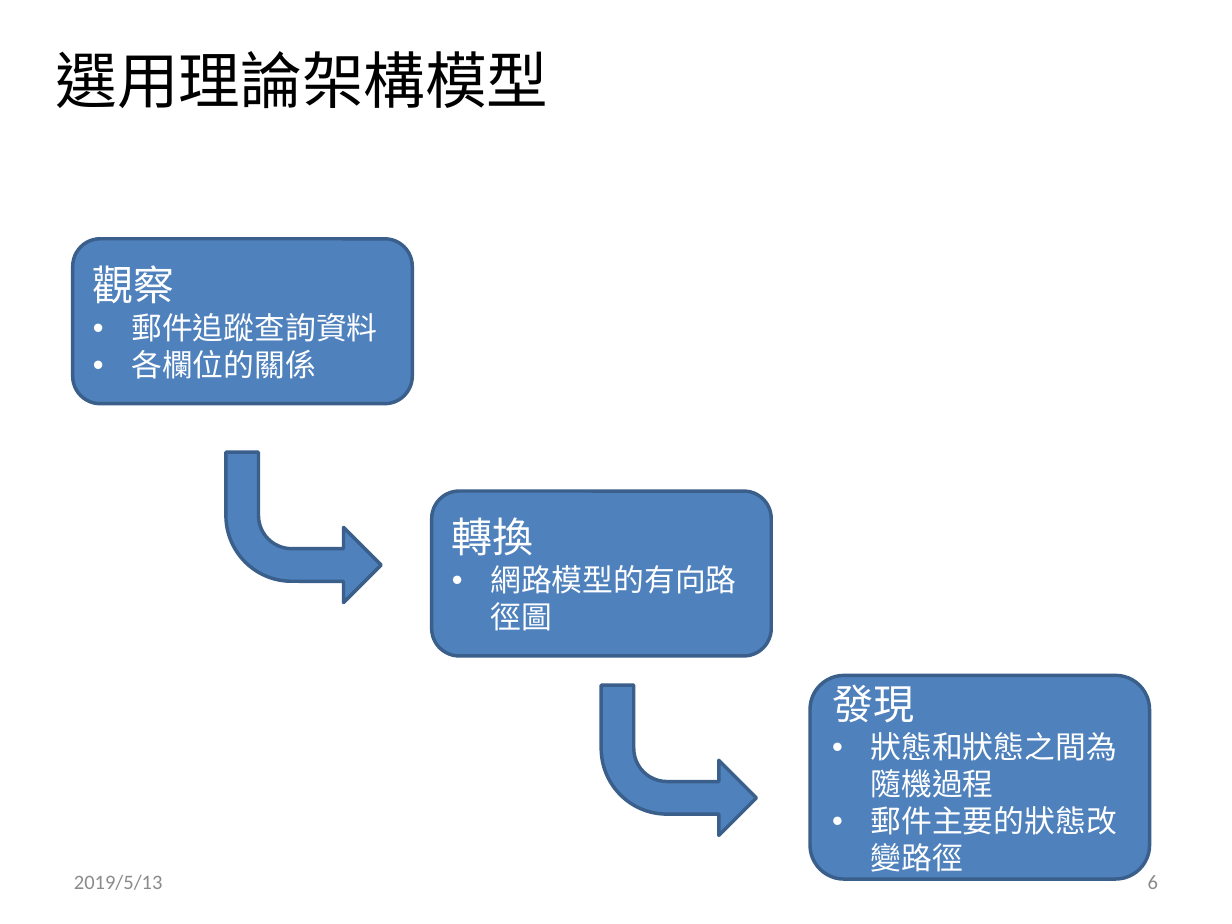
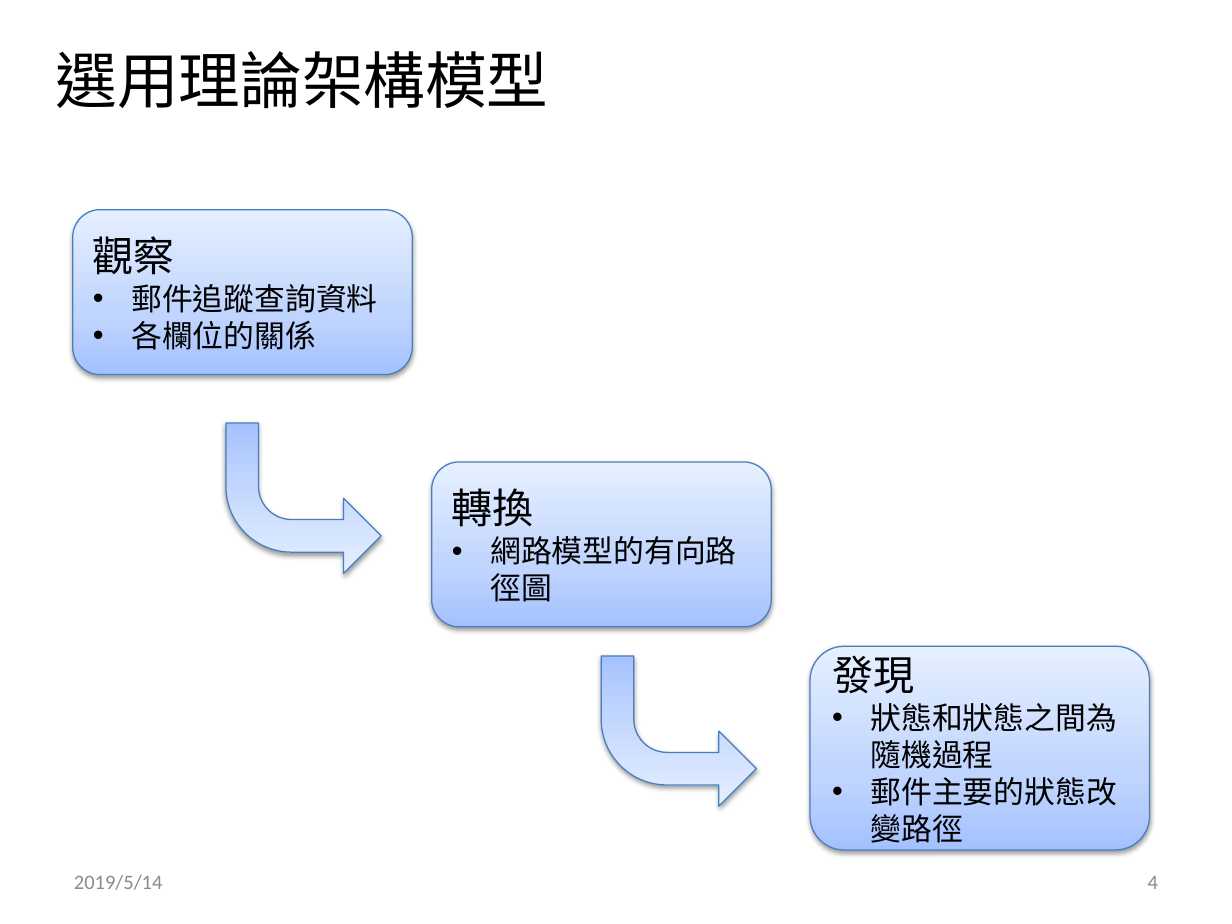
Before and after one commit to ray0814/POST_BigData, a slide deck: slide 4 of 141474_bigdata最後希望_分析方案說明書.pptx (slide 6 before the commit). Drawn at 1232x924 pixels with LibreOffice and Linux fonts; fonts in the diff are those of the drawing; background and template pictures are left out. Boxes give left, top, right and bottom in pixels: in the first picture for what was removed or moved away, otherwise in the second. Text is boxed around its words. In the diff, an @@ line names an element or a change of style, - is before the commit and + after.

```diff
--- a/141474_bigdata最後希望_分析方案說明書.pptx
+++ b/141474_bigdata最後希望_分析方案說明書.pptx
@@ bent arrow at (x1=225, y1=424, x2=381, y2=574): fill #4F81BD to gradient #A4C4FF to #BFD4FF to #E6EEFF; outline #3A5F8C 2 pt to #4B7EBC 0.75 pt; shadow on @@
@@ text colour #FFFFFF to #000000; fill #4F81BD to gradient #A4C4FF to #BFD4FF to #E6EEFF; outline #3A5F8C 2 pt to #4B7EBC 0.75 pt; shadow on in 3 elements at (x1=809, y1=647, x2=1149, y2=850), (x1=73, y1=209, x2=413, y2=375), (x1=431, y1=462, x2=771, y2=627) @@
@@ 3 rounded rectangles, 2 bent arrows moved together from (x1=73, y1=239, x2=1149, y2=878) to (x1=73, y1=209, x2=1149, y2=850) @@
@@ bent arrow at (x1=601, y1=655, x2=756, y2=806): fill #4F81BD to gradient #A4C4FF to #BFD4FF to #E6EEFF; outline #3A5F8C 2 pt to #4B7EBC 0.75 pt; shadow on @@
@@ text at (x1=74, y1=875, x2=163, y2=890): text changed @@
-2019/5/13
+2019/5/14
@@ page number at (x1=1148, y1=876, x2=1158, y2=889): text changed @@
-6
+4
```
Also in this commit, not shown: 9 other slides changed, 8 slides added, 4 slides removed, 2 other files.
